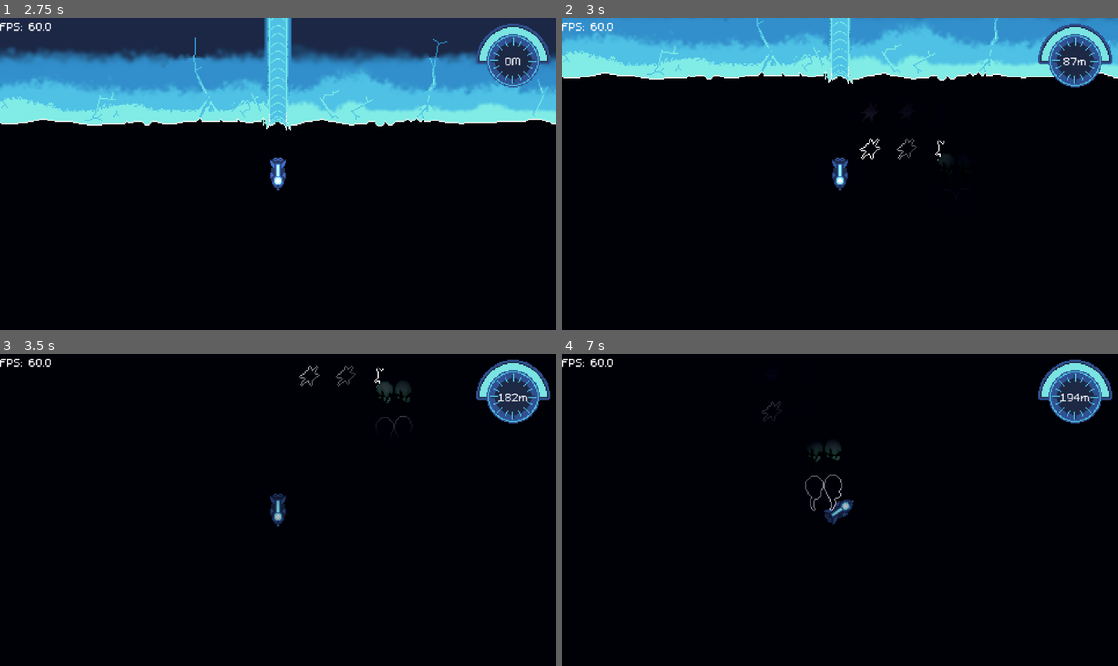
Above: before the commit, frames 1-4 (two rows, left to right).
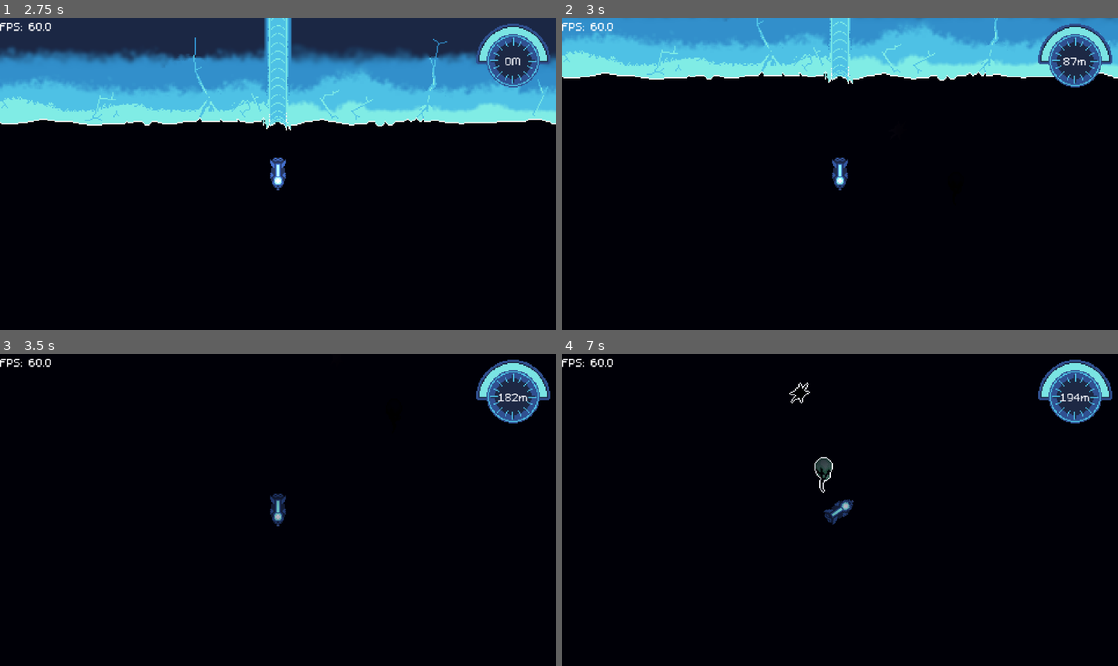
Above: after the commit, the same moments.

Repository: austingwatson/Depths
Game: Godot game, scene res://scenes/title_screen.tscn
Two runs of this game, one before a commit and one after it. Both use one fixed random seed, a clock stepped at 60 frames per second and the inputs below.
Inputs (mouse positions are in pixels of both pictures, inside the frame that each line leads up to):
- Up to frame 1 (2.75 s): click "Play" at 0.5 s; click "Launch" at 1.25 s; click "Launch" at 2 s
- Up to frame 2 (3 s): move the mouse to (962, 158) at 2.77 s; hold Space (thrust) from 2.78 s (still down); tap Mouse wheel down (change_weapon_down) at 2.85 s
- Up to frame 3 (3.5 s): keep holding Space (thrust)
- Up to frame 4 (7 s): move the mouse to (728, 525) at 3.52 s; release Space (thrust) at 3.53 s; tap Mouse wheel up (change_weapon_up) at 3.6 s; tap Enter at 4.25 s; move the mouse to (895, 441) at 4.27 s; hold Right mouse button (rotate) 4.28-5.03 s; hold Space (thrust) 4.28-5.78 s; move the mouse to (812, 572) at 5.02 s; click (812, 572) at 5.1 s; move the mouse to (1006, 556) at 5.77 s; hold Shift (sonar) 5.78-6.53 s; move the mouse to (673, 463) at 6.52 s; tap Mouse wheel down (change_weapon_down) at 6.6 s

Frame 1 is identical in both runs. In frame 2, 0.2% of the frame differs, in the area x 53-70%, y 30-47%; in frame 3, 0.4%; in frame 4, 0.6%, in the area x 35-51%, y 9-51%.

Commit message:
added new sprites for fish

Diff:
--- a/scenes/component/fish_sprite.tscn
+++ b/scenes/component/fish_sprite.tscn
@@ -5,22 +5,25 @@
 [sub_resource type="CanvasItemMaterial" id="CanvasItemMaterial_2sono"]
 light_mode = 2
 
-[sub_resource type="CanvasTexture" id="CanvasTexture_2sono"]
-resource_local_to_scene = true
-
 [sub_resource type="CanvasItemMaterial" id="CanvasItemMaterial_hvfl6"]
 light_mode = 1
 
-[node name="FishSprite" type="Sprite2D"]
+[sub_resource type="CanvasItemMaterial" id="CanvasItemMaterial_udha5"]
+light_mode = 1
+
+[node name="FishSprite" type="Node2D"]
 material = SubResource("CanvasItemMaterial_2sono")
-texture = SubResource("CanvasTexture_2sono")
-region_enabled = true
-region_rect = Rect2(0, 16, 32, 16)
 script = ExtResource("1_2sono")
 
-[node name="Outline" type="Sprite2D" parent="."]
+[node name="Base" type="AnimatedSprite2D" parent="."]
+
+[node name="Outline" type="AnimatedSprite2D" parent="."]
 visible = false
 material = SubResource("CanvasItemMaterial_hvfl6")
+
+[node name="Eye" type="AnimatedSprite2D" parent="."]
+visible = false
+material = SubResource("CanvasItemMaterial_udha5")
 
 [node name="VisibleOnScreenNotifier2D" type="VisibleOnScreenNotifier2D" parent="."]
 
--- a/scenes/entity/actor/floater.tscn
+++ b/scenes/entity/actor/floater.tscn
@@ -1,76 +1,61 @@
-[gd_scene load_steps=11 format=3 uid="uid://8oxdyj66sd4m"]
+[gd_scene load_steps=16 format=3 uid="uid://8oxdyj66sd4m"]
 
 [ext_resource type="Texture2D" uid="uid://crpnnm0l8ilj3" path="res://assets/textures/entity/floater_green.png" id="1_4c47e"]
 [ext_resource type="Script" uid="uid://brrrtutax8xnp" path="res://scripts/entity/actor/floater.gd" id="1_ty7i7"]
 [ext_resource type="PackedScene" uid="uid://dgefqrqeh3evl" path="res://scenes/component/movement.tscn" id="2_11tjm"]
 [ext_resource type="PackedScene" uid="uid://b0rymrbfbbdhr" path="res://scenes/component/hurt_box.tscn" id="2_41qwq"]
 [ext_resource type="Texture2D" uid="uid://dgb36hfijxjf1" path="res://assets/textures/effects/2d_lights_and_shadows_neutral_point_light.png" id="2_ty7i7"]
+[ext_resource type="PackedScene" uid="uid://yr7unnis4qow" path="res://scenes/component/fish_sprite.tscn" id="3_dt2mo"]
 [ext_resource type="PackedScene" uid="uid://bbcnk1lc1bia3" path="res://scenes/component/player_distance.tscn" id="6_dt2mo"]
+
+[sub_resource type="AtlasTexture" id="AtlasTexture_nkbgl"]
+atlas = ExtResource("1_4c47e")
+region = Rect2(0, 0, 16, 32)
+
+[sub_resource type="AtlasTexture" id="AtlasTexture_hcpx5"]
+atlas = ExtResource("1_4c47e")
+region = Rect2(16, 0, 16, 32)
+
+[sub_resource type="SpriteFrames" id="SpriteFrames_bhvvh"]
+animations = [{
+"frames": [{
+"duration": 1.0,
+"texture": SubResource("AtlasTexture_nkbgl")
+}, {
+"duration": 1.0,
+"texture": SubResource("AtlasTexture_hcpx5")
+}],
+"loop": true,
+"name": &"default",
+"speed": 5.0
+}]
+
+[sub_resource type="AtlasTexture" id="AtlasTexture_qctdj"]
+atlas = ExtResource("1_4c47e")
+region = Rect2(0, 32, 16, 32)
+
+[sub_resource type="AtlasTexture" id="AtlasTexture_r7f5h"]
+atlas = ExtResource("1_4c47e")
+region = Rect2(16, 32, 16, 32)
+
+[sub_resource type="SpriteFrames" id="SpriteFrames_gnq8u"]
+animations = [{
+"frames": [{
+"duration": 1.0,
+"texture": SubResource("AtlasTexture_qctdj")
+}, {
+"duration": 1.0,
+"texture": SubResource("AtlasTexture_r7f5h")
+}],
+"loop": true,
+"name": &"default",
+"speed": 5.0
+}]
+
+[sub_resource type="SpriteFrames" id="SpriteFrames_7dvyh"]
 
 [sub_resource type="CircleShape2D" id="CircleShape2D_11tjm"]
 radius = 8.0
-
-[sub_resource type="Animation" id="Animation_ty7i7"]
-length = 0.001
-tracks/0/type = "value"
-tracks/0/imported = false
-tracks/0/enabled = true
-tracks/0/path = NodePath("Sprite2D:frame")
-tracks/0/interp = 1
-tracks/0/loop_wrap = true
-tracks/0/keys = {
-"times": PackedFloat32Array(0),
-"transitions": PackedFloat32Array(1),
-"update": 1,
-"values": [0]
-}
-tracks/1/type = "value"
-tracks/1/imported = false
-tracks/1/enabled = true
-tracks/1/path = NodePath("Light:energy")
-tracks/1/interp = 1
-tracks/1/loop_wrap = true
-tracks/1/keys = {
-"times": PackedFloat32Array(0),
-"transitions": PackedFloat32Array(1),
-"update": 0,
-"values": [0.0]
-}
-
-[sub_resource type="Animation" id="Animation_4c47e"]
-resource_name = "idle"
-length = 2.0
-loop_mode = 1
-tracks/0/type = "value"
-tracks/0/imported = false
-tracks/0/enabled = true
-tracks/0/path = NodePath("Sprite2D:frame")
-tracks/0/interp = 1
-tracks/0/loop_wrap = true
-tracks/0/keys = {
-"times": PackedFloat32Array(0, 1, 2),
-"transitions": PackedFloat32Array(1, 1, 1),
-"update": 1,
-"values": [0, 1, 0]
-}
-tracks/1/type = "value"
-tracks/1/imported = false
-tracks/1/enabled = true
-tracks/1/path = NodePath("Light:energy")
-tracks/1/interp = 1
-tracks/1/loop_wrap = true
-tracks/1/keys = {
-"times": PackedFloat32Array(0, 0.98, 2),
-"transitions": PackedFloat32Array(1, 1, 1),
-"update": 0,
-"values": [0.0, 1.0, 0.0]
-}
-
-[sub_resource type="AnimationLibrary" id="AnimationLibrary_u0emx"]
-_data = {
-&"RESET": SubResource("Animation_ty7i7"),
-&"idle": SubResource("Animation_4c47e")
-}
 
 [node name="Floater" type="Node2D"]
 script = ExtResource("1_ty7i7")
@@ -82,6 +67,13 @@
 acceleration = 5.0
 deceleration = 500.0
 
+[node name="FishSprite" parent="." instance=ExtResource("3_dt2mo")]
+base_animation = SubResource("SpriteFrames_bhvvh")
+outline_animation = SubResource("SpriteFrames_gnq8u")
+eye_animation = SubResource("SpriteFrames_7dvyh")
+visible_rect = Rect2(-8, -16, 16, 32)
+show_time = 1.0
+
 [node name="HurtBox" parent="." node_paths=PackedStringArray("entity") instance=ExtResource("2_41qwq")]
 collision_layer = 40
 collision_mask = 2
@@ -90,21 +82,11 @@
 health = 1
 shape = SubResource("CircleShape2D_11tjm")
 
-[node name="Sprite2D" type="Sprite2D" parent="."]
-texture = ExtResource("1_4c47e")
-hframes = 2
-
 [node name="Light" type="PointLight2D" parent="."]
 position = Vector2(0, -9)
 energy = 0.0
 texture = ExtResource("2_ty7i7")
 texture_scale = 0.25
-
-[node name="AnimationPlayer" type="AnimationPlayer" parent="."]
-libraries = {
-&"": SubResource("AnimationLibrary_u0emx")
-}
-speed_scale = 0.5
 
 [node name="PlayerDistance" parent="." node_paths=PackedStringArray("entity") instance=ExtResource("6_dt2mo")]
 entity = NodePath("..")
--- a/scenes/entity/actor/hunter_fish.tscn
+++ b/scenes/entity/actor/hunter_fish.tscn
@@ -1,20 +1,57 @@
-[gd_scene load_steps=14 format=3 uid="uid://daxpl8wgwrd7w"]
+[gd_scene load_steps=17 format=3 uid="uid://daxpl8wgwrd7w"]
 
 [ext_resource type="Texture2D" uid="uid://cc2bgbvc2jubk" path="res://assets/textures/entity/hunter_fish.png" id="1_p6sfq"]
 [ext_resource type="Script" uid="uid://b8wcqwldkw4th" path="res://scripts/entity/actor/hunter_fish.gd" id="1_snnp5"]
 [ext_resource type="PackedScene" uid="uid://dgefqrqeh3evl" path="res://scenes/component/movement.tscn" id="2_vbyxb"]
 [ext_resource type="PackedScene" uid="uid://yr7unnis4qow" path="res://scenes/component/fish_sprite.tscn" id="3_mrtdc"]
 [ext_resource type="PackedScene" uid="uid://b0rymrbfbbdhr" path="res://scenes/component/hurt_box.tscn" id="3_vbyxb"]
-[ext_resource type="Texture2D" uid="uid://hyyf28m6abmq" path="res://assets/textures/entity/hunter_fish_normals.png" id="4_mrtdc"]
 [ext_resource type="PackedScene" uid="uid://djbrnjtvjpjmt" path="res://scenes/component/detection.tscn" id="7_4cvhp"]
 [ext_resource type="PackedScene" uid="uid://bbcnk1lc1bia3" path="res://scenes/component/player_distance.tscn" id="8_fjt5v"]
 
-[sub_resource type="CanvasTexture" id="CanvasTexture_ce58k"]
-resource_local_to_scene = true
+[sub_resource type="AtlasTexture" id="AtlasTexture_4cvhp"]
+atlas = ExtResource("1_p6sfq")
+region = Rect2(0, 0, 32, 16)
 
-[sub_resource type="AtlasTexture" id="AtlasTexture_ce58k"]
+[sub_resource type="SpriteFrames" id="SpriteFrames_fjt5v"]
+animations = [{
+"frames": [{
+"duration": 1.0,
+"texture": SubResource("AtlasTexture_4cvhp")
+}],
+"loop": true,
+"name": &"default",
+"speed": 5.0
+}]
+
+[sub_resource type="AtlasTexture" id="AtlasTexture_0xpfh"]
 atlas = ExtResource("1_p6sfq")
-region = Rect2(32, 16, 32, 16)
+region = Rect2(32, 0, 32, 16)
+
+[sub_resource type="SpriteFrames" id="SpriteFrames_ymxha"]
+animations = [{
+"frames": [{
+"duration": 1.0,
+"texture": SubResource("AtlasTexture_0xpfh")
+}],
+"loop": true,
+"name": &"default",
+"speed": 5.0
+}]
+
+[sub_resource type="AtlasTexture" id="AtlasTexture_512ls"]
+atlas = ExtResource("1_p6sfq")
+region = Rect2(0, 16, 32, 16)
+
+[sub_resource type="SpriteFrames" id="SpriteFrames_sdfgv"]
+animations = [{
+"frames": [{
+"duration": 1.0,
+"texture": SubResource("AtlasTexture_512ls")
+}],
+"loop": true,
+"name": &"default",
+"speed": 5.0
+}]
 
 [sub_resource type="CircleShape2D" id="CircleShape2D_snnp5"]
 
@@ -34,11 +71,9 @@
 rotation_speed = 1.0
 
 [node name="FishSprite" parent="." instance=ExtResource("3_mrtdc")]
-texture = SubResource("CanvasTexture_ce58k")
-diffuse_texture = ExtResource("1_p6sfq")
-normal_texture = ExtResource("4_mrtdc")
-outline_texture = SubResource("AtlasTexture_ce58k")
-visible_rect = Rect2(-16, -8, 32, 16)
+base_animation = SubResource("SpriteFrames_fjt5v")
+outline_animation = SubResource("SpriteFrames_ymxha")
+eye_animation = SubResource("SpriteFrames_sdfgv")
 show_time = 2.5
 
 [node name="HurtBox" parent="." node_paths=PackedStringArray("entity") instance=ExtResource("3_vbyxb")]
--- a/scenes/entity/actor/urchin.tscn
+++ b/scenes/entity/actor/urchin.tscn
@@ -1,61 +1,133 @@
-[gd_scene load_steps=15 format=3 uid="uid://ckn07253t3ahu"]
+[gd_scene load_steps=26 format=3 uid="uid://ckn07253t3ahu"]
 
 [ext_resource type="Script" uid="uid://b38wemow2mtiy" path="res://scripts/entity/actor/urchin.gd" id="1_rrpem"]
 [ext_resource type="Texture2D" uid="uid://cd63qn254h8wb" path="res://assets/textures/entity/urchin.png" id="2_aw6ot"]
 [ext_resource type="PackedScene" uid="uid://dgefqrqeh3evl" path="res://scenes/component/movement.tscn" id="2_qwgpp"]
 [ext_resource type="PackedScene" uid="uid://b0rymrbfbbdhr" path="res://scenes/component/hurt_box.tscn" id="3_oxdx7"]
-[ext_resource type="Texture2D" uid="uid://dr685vtdv7r1p" path="res://assets/textures/entity/urchin_normals.png" id="3_qwgpp"]
+[ext_resource type="PackedScene" uid="uid://yr7unnis4qow" path="res://scenes/component/fish_sprite.tscn" id="3_qwgpp"]
 [ext_resource type="PackedScene" uid="uid://b0foxywnu3rrx" path="res://scenes/component/hit_box.tscn" id="4_qwgpp"]
 [ext_resource type="PackedScene" uid="uid://bbcnk1lc1bia3" path="res://scenes/component/player_distance.tscn" id="7_8a23f"]
 
-[sub_resource type="CanvasItemMaterial" id="CanvasItemMaterial_oxdx7"]
-light_mode = 2
+[sub_resource type="AtlasTexture" id="AtlasTexture_8a23f"]
+atlas = ExtResource("2_aw6ot")
+region = Rect2(0, 0, 32, 32)
 
-[sub_resource type="CanvasTexture" id="CanvasTexture_8a23f"]
-diffuse_texture = ExtResource("2_aw6ot")
-normal_texture = ExtResource("3_qwgpp")
+[sub_resource type="AtlasTexture" id="AtlasTexture_fdsic"]
+atlas = ExtResource("2_aw6ot")
+region = Rect2(32, 0, 32, 32)
+
+[sub_resource type="AtlasTexture" id="AtlasTexture_ftwts"]
+atlas = ExtResource("2_aw6ot")
+region = Rect2(64, 0, 32, 32)
+
+[sub_resource type="AtlasTexture" id="AtlasTexture_ehkkn"]
+atlas = ExtResource("2_aw6ot")
+region = Rect2(96, 0, 32, 32)
+
+[sub_resource type="AtlasTexture" id="AtlasTexture_c3qq6"]
+atlas = ExtResource("2_aw6ot")
+region = Rect2(128, 0, 32, 32)
+
+[sub_resource type="SpriteFrames" id="SpriteFrames_2y608"]
+animations = [{
+"frames": [{
+"duration": 1.0,
+"texture": SubResource("AtlasTexture_8a23f")
+}, {
+"duration": 1.0,
+"texture": SubResource("AtlasTexture_fdsic")
+}, {
+"duration": 1.0,
+"texture": SubResource("AtlasTexture_ftwts")
+}, {
+"duration": 1.0,
+"texture": SubResource("AtlasTexture_ehkkn")
+}, {
+"duration": 1.0,
+"texture": SubResource("AtlasTexture_c3qq6")
+}],
+"loop": true,
+"name": &"default",
+"speed": 5.0
+}]
+
+[sub_resource type="AtlasTexture" id="AtlasTexture_nqmrf"]
+atlas = ExtResource("2_aw6ot")
+region = Rect2(0, 32, 32, 32)
+
+[sub_resource type="AtlasTexture" id="AtlasTexture_1e6g8"]
+atlas = ExtResource("2_aw6ot")
+region = Rect2(32, 32, 32, 32)
+
+[sub_resource type="AtlasTexture" id="AtlasTexture_xrrkq"]
+atlas = ExtResource("2_aw6ot")
+region = Rect2(64, 32, 32, 32)
+
+[sub_resource type="AtlasTexture" id="AtlasTexture_uqids"]
+atlas = ExtResource("2_aw6ot")
+region = Rect2(96, 32, 32, 32)
+
+[sub_resource type="AtlasTexture" id="AtlasTexture_le46f"]
+atlas = ExtResource("2_aw6ot")
+region = Rect2(128, 32, 32, 32)
+
+[sub_resource type="SpriteFrames" id="SpriteFrames_ijtj0"]
+animations = [{
+"frames": [{
+"duration": 1.0,
+"texture": SubResource("AtlasTexture_nqmrf")
+}, {
+"duration": 1.0,
+"texture": SubResource("AtlasTexture_1e6g8")
+}, {
+"duration": 1.0,
+"texture": SubResource("AtlasTexture_xrrkq")
+}, {
+"duration": 1.0,
+"texture": SubResource("AtlasTexture_uqids")
+}, {
+"duration": 1.0,
+"texture": SubResource("AtlasTexture_le46f")
+}],
+"loop": true,
+"name": &"default",
+"speed": 5.0
+}]
+
+[sub_resource type="AtlasTexture" id="AtlasTexture_0pn5m"]
+atlas = ExtResource("2_aw6ot")
+region = Rect2(32, 64, 32, 32)
+
+[sub_resource type="AtlasTexture" id="AtlasTexture_q85n1"]
+atlas = ExtResource("2_aw6ot")
+region = Rect2(64, 64, 32, 32)
+
+[sub_resource type="AtlasTexture" id="AtlasTexture_x7hch"]
+atlas = ExtResource("2_aw6ot")
+region = Rect2(96, 64, 32, 32)
+
+[sub_resource type="SpriteFrames" id="SpriteFrames_stgjh"]
+animations = [{
+"frames": [{
+"duration": 1.0,
+"texture": SubResource("AtlasTexture_0pn5m")
+}, {
+"duration": 1.0,
+"texture": SubResource("AtlasTexture_q85n1")
+}, {
+"duration": 1.0,
+"texture": SubResource("AtlasTexture_x7hch")
+}],
+"loop": true,
+"name": &"default",
+"speed": 1.0
+}]
 
 [sub_resource type="CircleShape2D" id="CircleShape2D_oxdx7"]
 radius = 8.0
 
 [sub_resource type="CircleShape2D" id="CircleShape2D_qwgpp"]
 radius = 8.0
-
-[sub_resource type="Animation" id="Animation_qwgpp"]
-length = 0.001
-tracks/0/type = "value"
-tracks/0/imported = false
-tracks/0/enabled = true
-tracks/0/path = NodePath("Sprite2D:frame")
-tracks/0/interp = 1
-tracks/0/loop_wrap = true
-tracks/0/keys = {
-"times": PackedFloat32Array(0),
-"transitions": PackedFloat32Array(1),
-"update": 1,
-"values": [0]
-}
-
-[sub_resource type="Animation" id="Animation_oxdx7"]
-resource_name = "angry"
-tracks/0/type = "value"
-tracks/0/imported = false
-tracks/0/enabled = true
-tracks/0/path = NodePath("Sprite2D:frame")
-tracks/0/interp = 1
-tracks/0/loop_wrap = true
-tracks/0/keys = {
-"times": PackedFloat32Array(0, 0.5, 1),
-"transitions": PackedFloat32Array(1, 1, 1),
-"update": 1,
-"values": [0, 1, 2]
-}
-
-[sub_resource type="AnimationLibrary" id="AnimationLibrary_8a23f"]
-_data = {
-&"RESET": SubResource("Animation_qwgpp"),
-&"angry": SubResource("Animation_oxdx7")
-}
 
 [node name="Urchin" type="Node2D"]
 script = ExtResource("1_rrpem")
@@ -66,11 +138,12 @@
 acceleration = 5.0
 deceleration = 500.0
 
-[node name="Sprite2D" type="Sprite2D" parent="."]
-material = SubResource("CanvasItemMaterial_oxdx7")
-texture = SubResource("CanvasTexture_8a23f")
-hframes = 2
-vframes = 2
+[node name="FishSprite" parent="." instance=ExtResource("3_qwgpp")]
+base_animation = SubResource("SpriteFrames_2y608")
+outline_animation = SubResource("SpriteFrames_ijtj0")
+eye_animation = SubResource("SpriteFrames_stgjh")
+visible_rect = Rect2(-16, -16, 32, 32)
+show_time = 1.0
 
 [node name="HurtBox" parent="." node_paths=PackedStringArray("entity") instance=ExtResource("3_oxdx7")]
 collision_layer = 36
@@ -86,14 +159,10 @@
 damage = 1
 shape = SubResource("CircleShape2D_qwgpp")
 
-[node name="AnimationPlayer" type="AnimationPlayer" parent="."]
-libraries = {
-&"": SubResource("AnimationLibrary_8a23f")
-}
-
 [node name="PlayerDistance" parent="." node_paths=PackedStringArray("entity") instance=ExtResource("7_8a23f")]
 entity = NodePath("..")
 distance = 500.0
 
 [connection signal="dead" from="HurtBox" to="." method="_on_hurt_box_dead"]
+[connection signal="pinged" from="HurtBox" to="." method="_on_hurt_box_pinged"]
 [connection signal="hit" from="HitBox" to="." method="_on_hit_box_hit"]
--- a/scripts/component/fish_sprite.gd
+++ b/scripts/component/fish_sprite.gd
@@ -1,9 +1,9 @@
 class_name FishSprite
-extends Sprite2D
+extends Node2D
 
-@export var diffuse_texture: Texture2D
-@export var normal_texture: Texture2D
-@export var outline_texture: Texture2D
+@export var base_animation: SpriteFrames
+@export var outline_animation: SpriteFrames
+@export var eye_animation: SpriteFrames
 @export var visible_rect: Rect2
 @export var show_time: float
 @onready var outline := $Outline
@@ -12,11 +12,18 @@
 
 
 func _ready() -> void:
-	texture.diffuse_texture = diffuse_texture
-	texture.normal_texture = normal_texture
-	outline.texture = outline_texture
 	$VisibleOnScreenNotifier2D.rect = visible_rect
 	pinged_timer.wait_time = show_time
+	$Base.sprite_frames = base_animation
+	$Base.play("default")
+	$Outline.sprite_frames = outline_animation
+	$Outline.play("default")
+	$Eye.sprite_frames = eye_animation
+	$Eye.play("default")
+
+
+func show_eyes() -> void:
+	$Eye.visible = true
 
 
 func _on_visible_on_screen_notifier_2d_screen_entered() -> void:
@@ -28,7 +35,6 @@
 
 
 func pinged() -> void:
-	print("pinged")
 	if on_screen:
 		outline.visible = true
 	else:
--- a/scripts/entity/actor/floater.gd
+++ b/scripts/entity/actor/floater.gd
@@ -3,11 +3,11 @@
 
 @export var heal: int
 @onready var movement := $Movement
+@onready var fish_sprite := $FishSprite
 var direction := Vector2.ZERO
 
 
 func _ready() -> void:
-	$AnimationPlayer.play("idle")
 	direction = Vector2(randf_range(-1.0, 1.0), randf_range(-1.0, 1.0))
 
 
@@ -24,4 +24,4 @@
 
 
 func _on_hurt_box_pinged() -> void:
-	pass
+	fish_sprite.pinged()
--- a/scripts/entity/actor/hunter_fish.gd
+++ b/scripts/entity/actor/hunter_fish.gd
@@ -58,6 +58,7 @@
 	if entity is Player and state != State.ATTACK:
 		player = entity
 		state = State.MOVE_SUB
+		fish_sprite.show_eyes()
 
 
 func _on_detection_lost(entity: Node2D) -> void:
--- a/scripts/entity/actor/urchin.gd
+++ b/scripts/entity/actor/urchin.gd
@@ -2,6 +2,7 @@
 extends Node2D
 
 @onready var movement := $Movement
+@onready var fish_sprite := $FishSprite
 var direction := Vector2.ZERO
 var angry := false
 
@@ -26,4 +27,8 @@
 
 	if not angry:
 		angry = true
-		$AnimationPlayer.play("angry")
+		fish_sprite.show_eyes()
+
+
+func _on_hurt_box_pinged() -> void:
+	fish_sprite.pinged()
